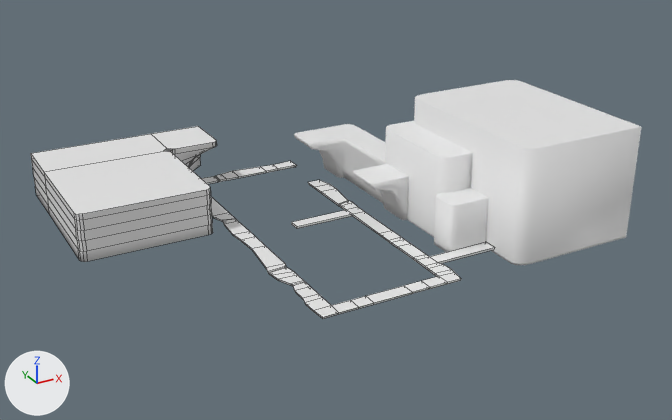
The FBX model Honk/Assets/---Art---/Mesh/Atelier/02Cave/Niveau2Cave.fbx: old version first, new version second.
Camera for both pictures: a 50 mm camera at (-25.7, -55.3, 27.7) aimed at (3.6, -2.0, 1.1). Lighting does not change. The marker at lower left points along +X, +Y and +Z. Mesh edges are drawn as thin lines on the coarser meshes. Where no turn or scale is listed for an object, it has been applied to the vertices. Vertices at the same position are counted once.
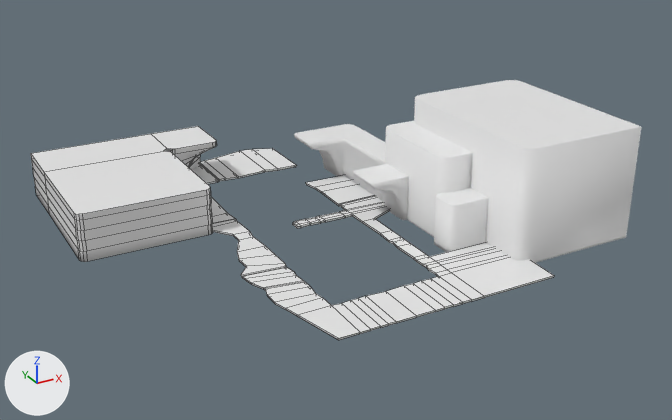
What the commit changed:
me_cube_003 is used by ob_cube_002; location (0.0, 0.0, 0.0).
me_cube_003 had 240 vertices, 238 faces and spanned x -3.9..11.0, y -13.3..11.0, z 0.0..0.2.
me_cube_003 now has 334 vertices, 332 faces and spans x -5.6..12.0, y -15.9..15.0, z 0.0..0.2.
Part 1, on me_cube_003:
10 vertices are removed from x 0.8..6.4, y -13.3..-0.4, z 0.0..0.2.
54 faces are deleted.
12 vertices in x -0.7..6.3, y 10.5..11.0, z 0.0..0.2 move by (0.0, 3.5, 0.0).
11 vertices in x -3.8..-3.2, y -10.8..-7.2, z 0.0..0.2 move by (-1.7, 0.4, 0.0).
9 vertices in x 6.3..6.7, y -0.4..5.8, z 0.0..0.2 move by (2.9, -0.1, 0.0).
8 vertices in x -3.5..-2.4, y -7.9..8.7, z 0.0..0.2 move by (-0.1, 0.0, 0.0).
6 vertices in x 6.3..6.6, y 0.9..5.7, z 0.0..0.2 move by (2.9, 0.0, 0.0).
6 vertices in x -3.7..-3.6, y 7.1..9.5, z 0.0..0.2 move by (-1.6, 0.2, 0.0).
84 vertices move from x -3.9..11.0, y -13.3..10.7, z 0.0..0.2 to x -5.6..12.0, y -15.9..15.0, z 0.0..0.2.
82 vertices are added at x -4.8..11.9, y -15.9..-0.4, z 0.0..0.2.
12 new vertices lie (-0.6, 0.0, 0.0) away from vertices in x 0.0..5.4, y -13.3..-0.5, z 0.0..0.2.
5 new vertices lie (-0.7, 0.0, 0.0) away from vertices in x -1.1..2.7, y -13.3..-0.5, z 0.0..0.2.
5 new vertices lie (-0.9, 0.0, 0.0) away from vertices in x 2.0..6.4, y -10.8..-0.5, z 0.0..0.2.
148 new faces join them.

Pixel boxes [x1, y1, x2, y2] of what changed, in the pictures (672 x 420 px):
'Cube.002', reshaped (23% wider, 21% taller): before [201, 161, 494, 319]; after [192, 148, 554, 340]
